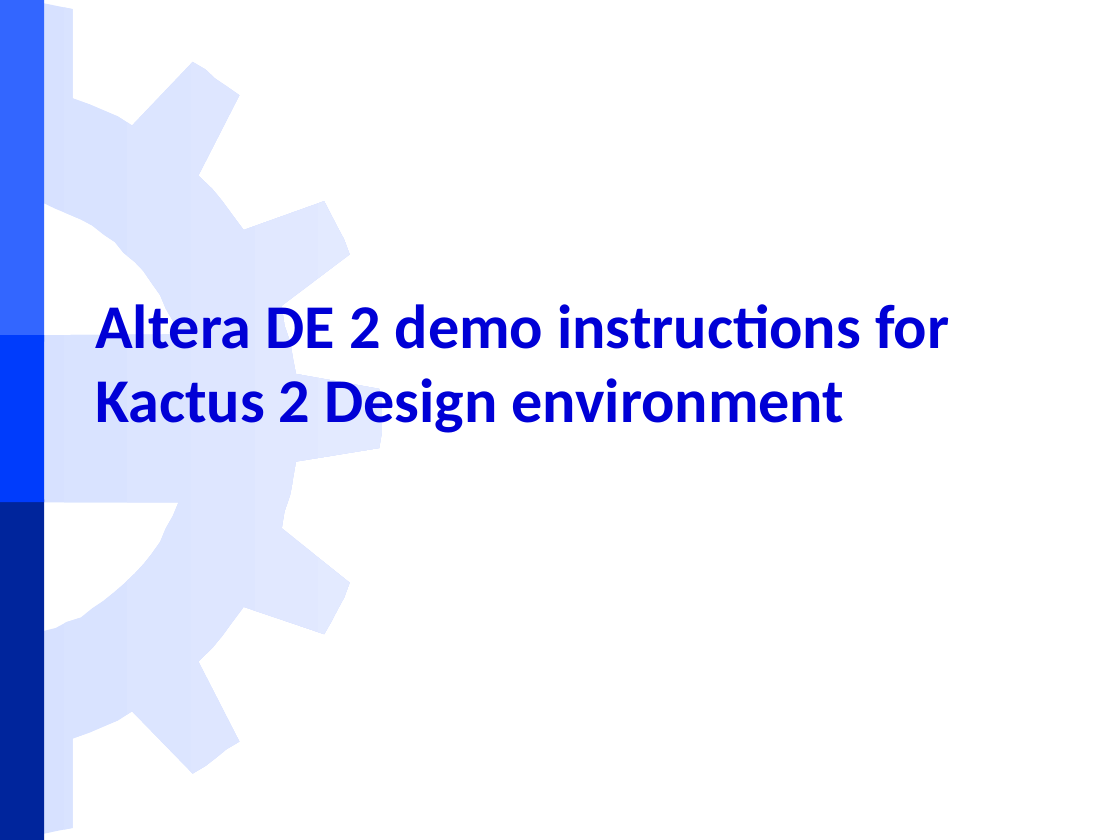
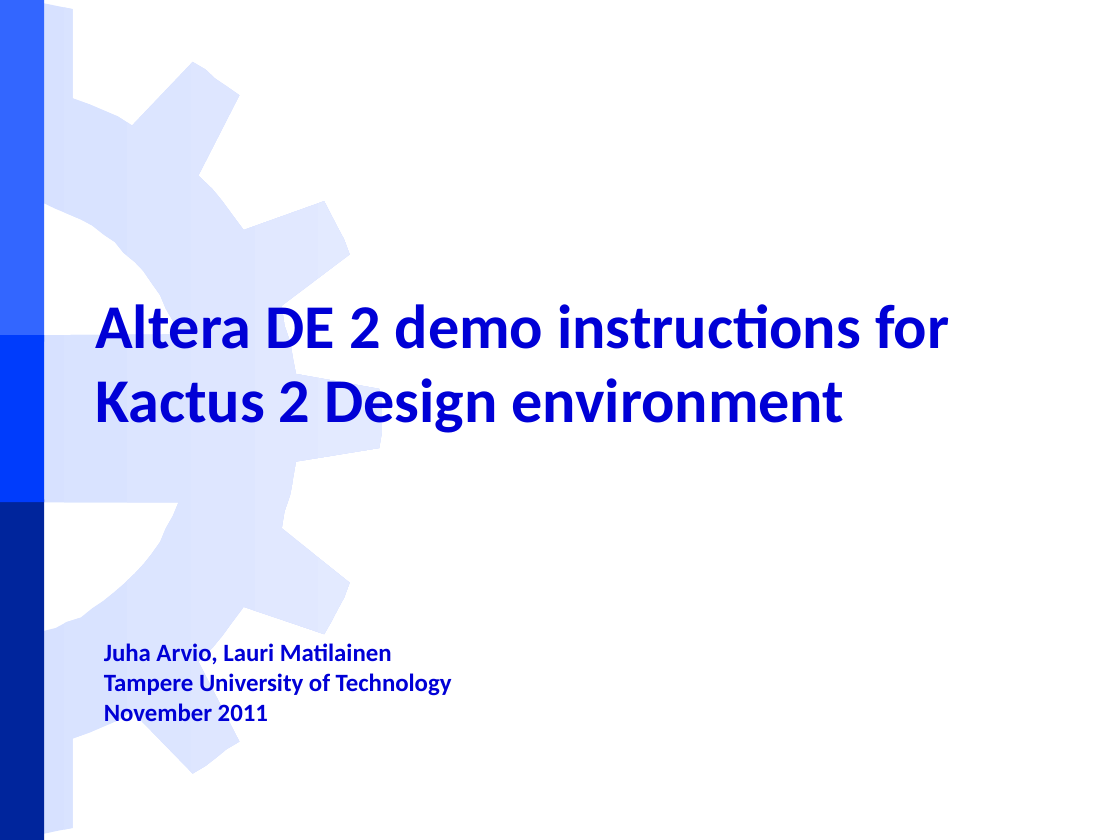
Before and after one commit to freecores/funbase_ip_library, a slide deck: slide 1 of TUT/soc/altera_de_II_demo/1.0/doc/Altera DE 2 demo instructions for Kactus 2.pptx. Drawn at 1120x840 pixels with LibreOffice and Linux fonts; fonts in the diff are those of the drawing; background and template pictures are left out. Boxes give left, top, right and bottom in pixels: in the first picture for what was removed or moved away, otherwise in the second. Text is boxed around its words. In the diff, an @@ line names an element or a change of style, - is before the commit and + after.

```diff
--- a/TUT/soc/altera_de_II_demo/1.0/doc/Altera DE 2 demo instructions for Kactus 2.pptx
+++ b/TUT/soc/altera_de_II_demo/1.0/doc/Altera DE 2 demo instructions for Kactus 2.pptx
@@ text added at (x1=104, y1=643, x2=452, y2=721), 16 pt, text #0000D6, bold @@
+Juha Arvio, Lauri Matilainen
+Tampere University of Technology
+November 2011
```
Also in this commit, not shown: 1 other slide changed, 2 slides added.
